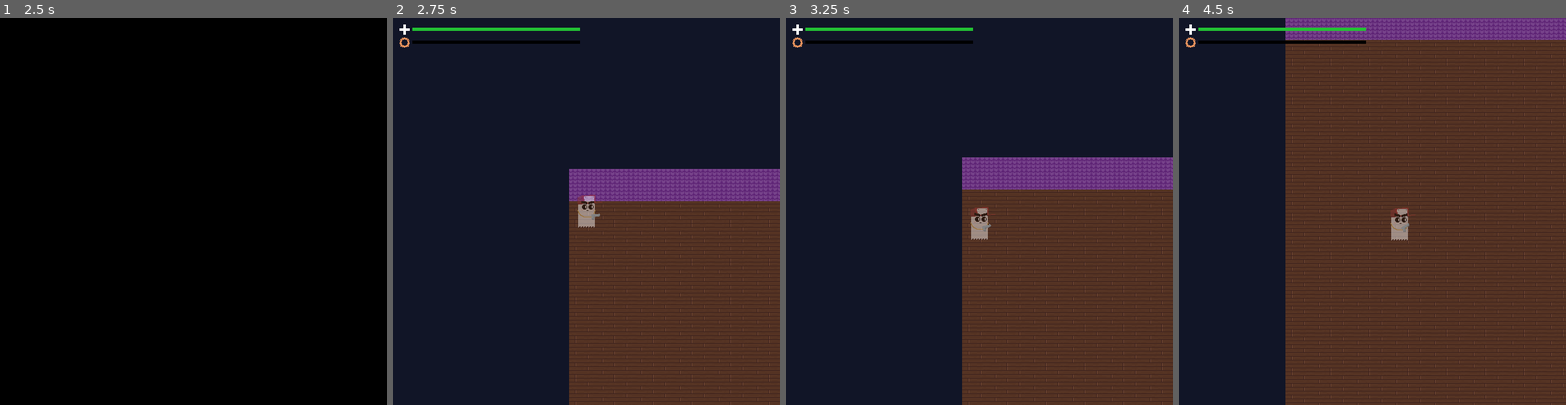
Above: before the commit, frames 1-4 (left to right).
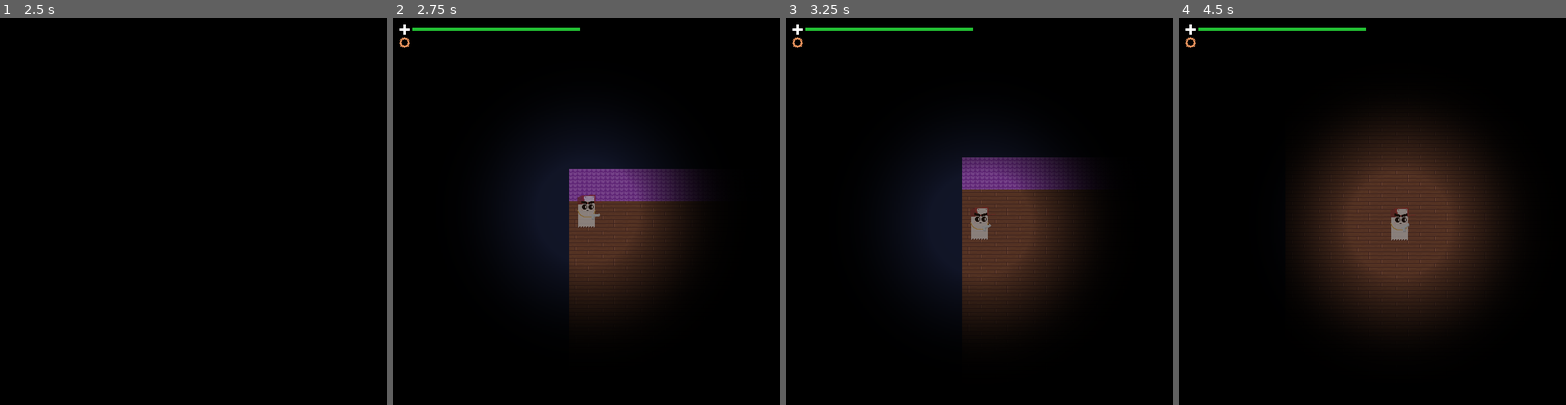
Above: after the commit, the same moments.

Repository: ljhs-games/the-shadow-puppet
Game: Godot game, scene res://TitleScreen.tscn
The game is run twice, just before and just after one commit, with the same random seed, the same clock (stepped at 60 frames per second) and the same inputs.
Inputs (mouse positions are in pixels of both pictures, inside the frame that each line leads up to):
- Up to frame 1 (2.5 s): click "Play" at 0.5 s; click "Play" at 1.25 s; move the mouse to (278, 192) at 2.02 s; press the mouse at (278, 192) at 2.03 s; hold D (g_right) from 2.03 s (still down)
- Up to frame 2 (2.75 s): keep holding D (g_right)
- Up to frame 3 (3.25 s): move the mouse to (902, 230) at 2.77 s; release D (g_right) at 2.78 s; release the mouse at (902, 230) at 2.78 s; hold S (g_down) from 2.78 s (still down); click (902, 230) at 2.85 s
- Up to frame 4 (4.5 s): move the mouse to (1411, 126) at 3.52 s; release S (g_down) at 3.53 s; press the mouse at (1411, 126) at 3.53 s; hold D (g_right) 3.53-4.28 s; move the mouse to (1353, 288) at 4.27 s; release the mouse at (1353, 288) at 4.28 s; hold W (g_up) from 4.28 s (still down); click (1353, 288) at 4.35 s

Frame 1 is identical in both runs. In frame 2, 84% of the frame differs, in the area x 0-100%, y 0-100%; in frame 3, 85%; in frame 4, 89%.

Commit message:
Add player light and darkness to game

Diff:
--- a/src/Game.tscn
+++ b/src/Game.tscn
@@ -83,6 +83,7 @@
 color = Color( 0, 0, 0, 0 )
 
 [node name="GUI" type="CanvasLayer" parent="."]
+editor/display_folded = true
 
 [node name="MarginContainer" type="MarginContainer" parent="GUI"]
 anchor_right = 1.0
@@ -207,3 +208,6 @@
 
 [node name="GangstaGhost" parent="." instance=ExtResource( 7 )]
 position = Vector2( 27.075, 40.6125 )
+
+[node name="CanvasModulate" type="CanvasModulate" parent="."]
+color = Color( 0, 0, 0, 1 )
--- a/src/GangstaGhost.tscn
+++ b/src/GangstaGhost.tscn
@@ -1,9 +1,10 @@
-[gd_scene load_steps=8 format=2]
+[gd_scene load_steps=9 format=2]
 
 [ext_resource path="res://GangstaGhost.gd" type="Script" id=1]
-[ext_resource path="res://Ghostie.png" type="Texture" id=2]
-[ext_resource path="res://gun-fire.wav" type="AudioStream" id=3]
-[ext_resource path="res://Gun.png" type="Texture" id=4]
+[ext_resource path="res://player-light.png" type="Texture" id=2]
+[ext_resource path="res://Ghostie.png" type="Texture" id=3]
+[ext_resource path="res://gun-fire.wav" type="AudioStream" id=4]
+[ext_resource path="res://Gun.png" type="Texture" id=5]
 
 [sub_resource type="CapsuleShape2D" id=1]
 radius = 12.5155
@@ -71,9 +72,14 @@
 [node name="GangstaGhost" type="KinematicBody2D"]
 script = ExtResource( 1 )
 
+[node name="Light2D" type="Light2D" parent="."]
+scale = Vector2( 1.5, 1.5 )
+texture = ExtResource( 2 )
+mode = 2
+
 [node name="Sprite" type="Sprite" parent="."]
 modulate = Color( 1, 1, 1, 0.443137 )
-texture = ExtResource( 2 )
+texture = ExtResource( 3 )
 
 [node name="CollisionShape2D" type="CollisionShape2D" parent="."]
 position = Vector2( 0, 1.02168 )
Not shown: 2 places in src/GangstaGhost.tscn that only renumber resources
Binary file added: src/player-light.png
Not shown, added: src/player-light.png.import
